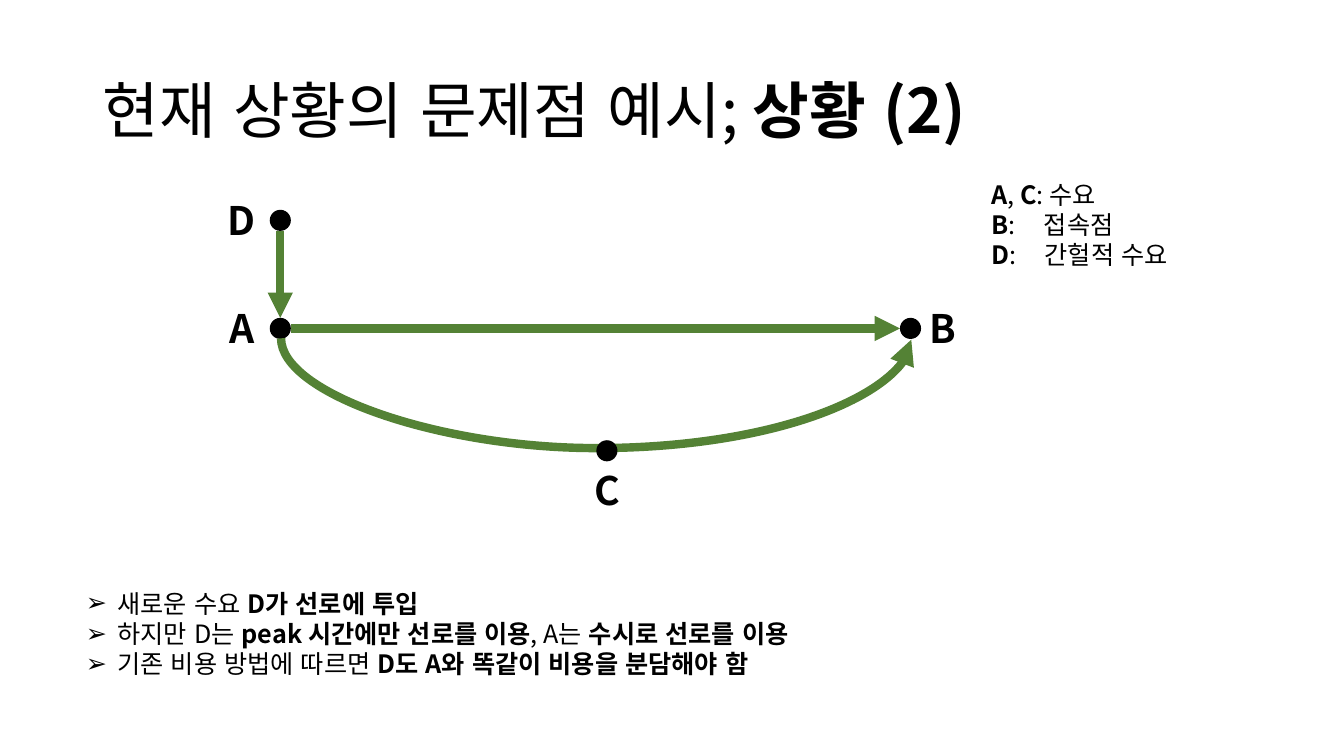
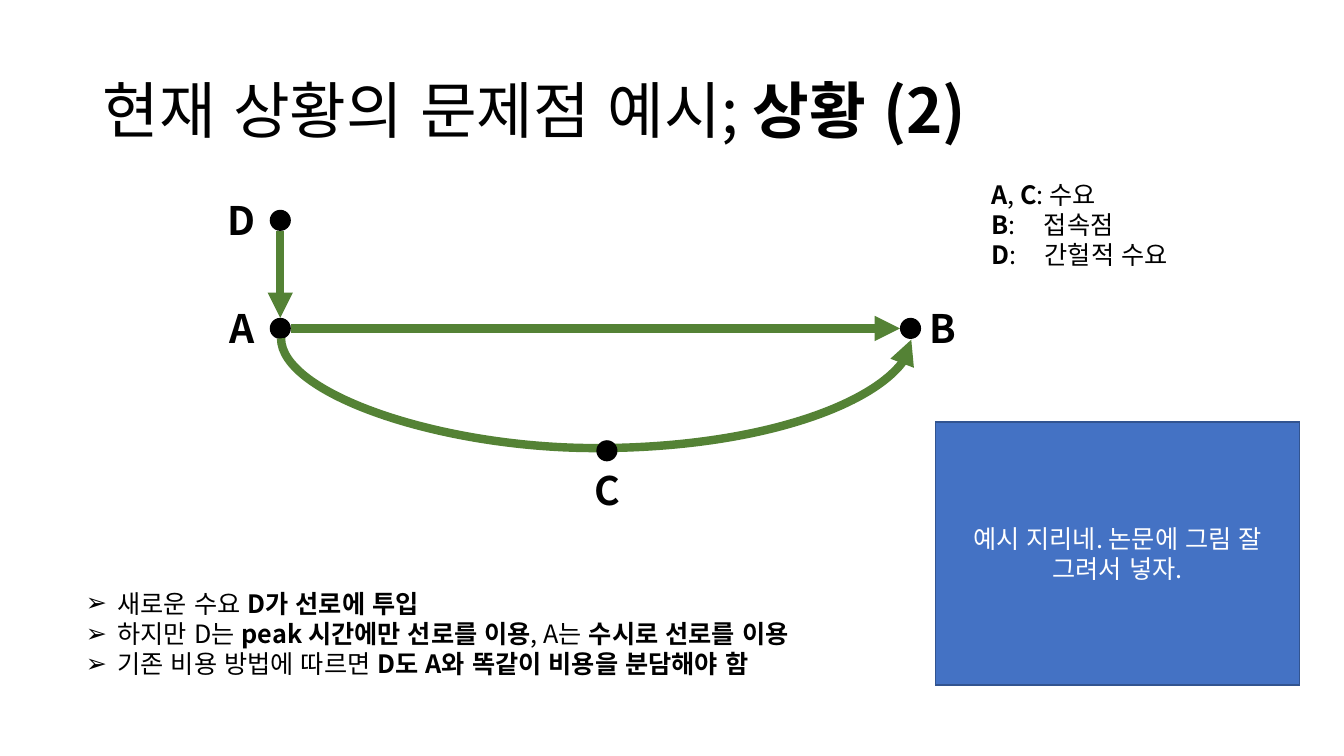
Before and after one commit to hipive/wonseok, a slide deck: slide 8 of 시작_비용분담.pptx. Drawn at 1344x756 pixels with LibreOffice and Linux fonts; fonts in the diff are those of the drawing. Boxes give left, top, right and bottom in pixels: in the first picture for what was removed or moved away, otherwise in the second. Text is boxed around its words. In the diff, an @@ line names an element or a change of style, - is before the commit and + after.

```diff
--- a/시작_비용분담.pptx
+++ b/시작_비용분담.pptx
@@ rectangle added at (936,421,1300,685), fill #4472C4, outline #325491 1 pt, 18 pt, text #FFFFFF @@
+예시 지리네. 논문에 그림 잘 그려서 넣자.
```
Also in this commit, not shown: 1 other slide changed, 29 other files.
